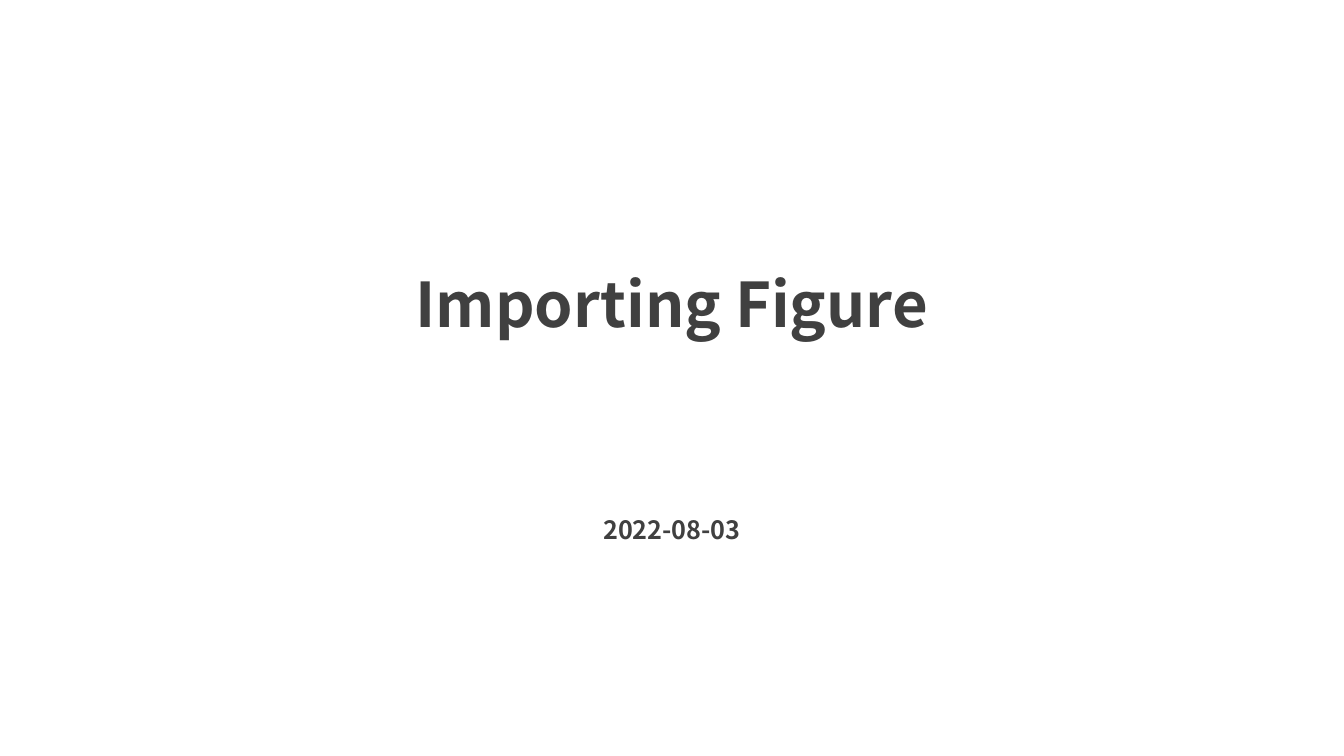
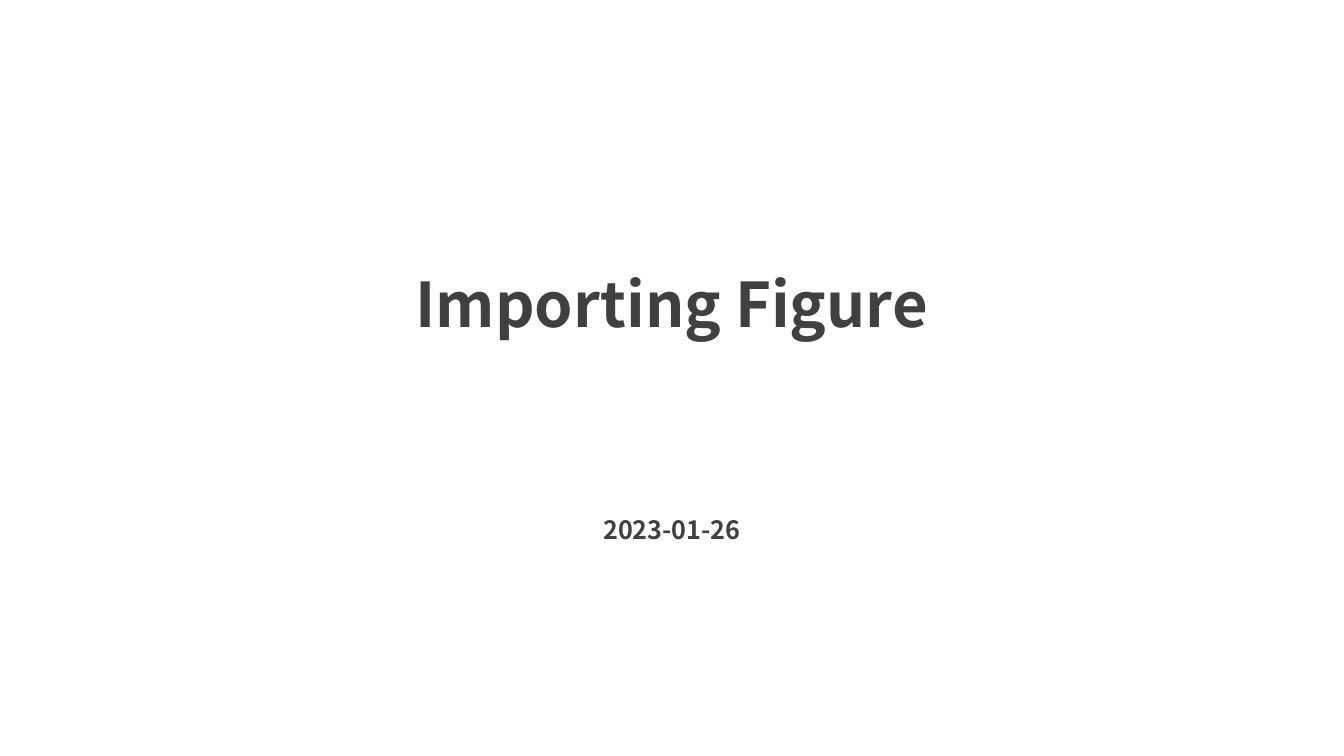
Before and after one commit to Ameyanagi/pptemp, a slide deck: slide 1 of sample_output/sample1.pptx. Drawn at 1344x756 pixels with LibreOffice and Linux fonts; fonts in the diff are those of the drawing. Boxes give left, top, right and bottom in pixels: in the first picture for what was removed or moved away, otherwise in the second. Text is boxed around its words. In the diff, an @@ line names an element or a change of style, - is before the commit and + after.

```diff
--- a/sample_output/sample1.pptx
+++ b/sample_output/sample1.pptx
@@ text at (603, 520, 741, 540): text changed @@
-2022-08-03
+2023-01-26
```
Also in this commit, not shown: 2 slides added, 7 other files.
